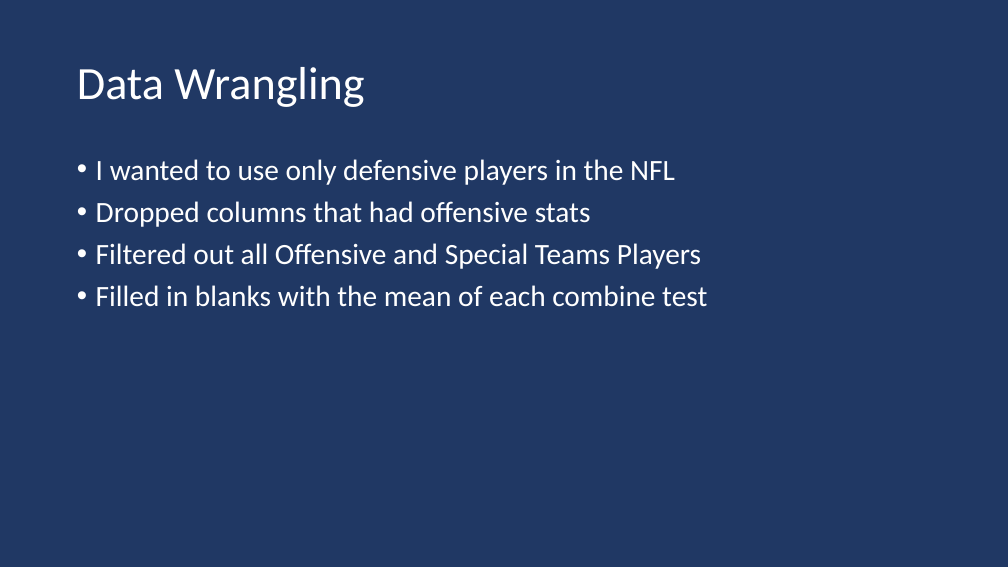
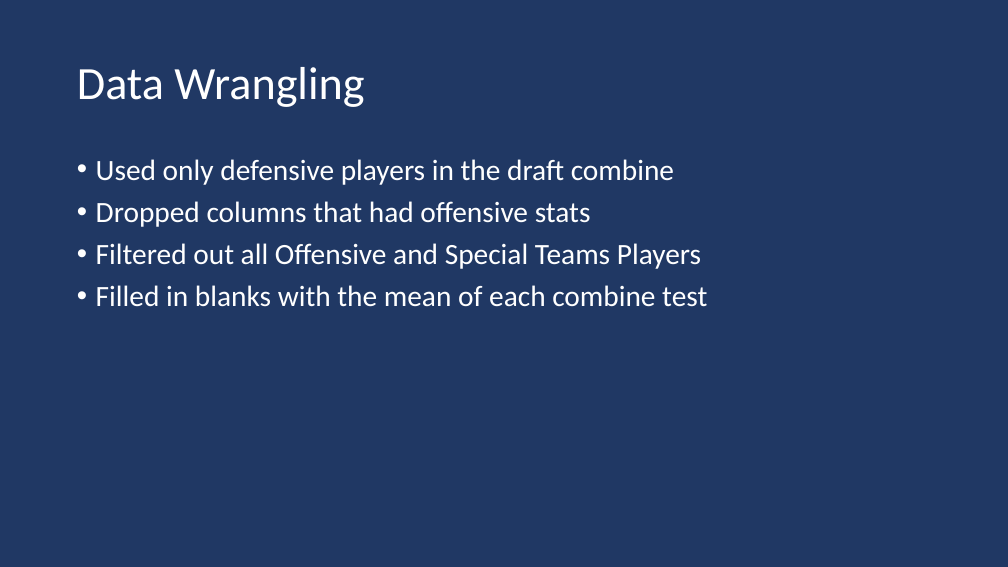
Before and after one commit to jkurt13/CapstoneTwo, a slide deck: slide 4 of Reports/Final_Report_Presentation.pptx (slide 3 before the commit). Drawn at 1008x567 pixels with LibreOffice and Linux fonts; fonts in the diff are those of the drawing. Boxes give left, top, right and bottom in pixels: in the first picture for what was removed or moved away, otherwise in the second. Text is boxed around its words. In the diff, an @@ line names an element or a change of style, - is before the commit and + after.

```diff
--- a/Reports/Final_Report_Presentation.pptx
+++ b/Reports/Final_Report_Presentation.pptx
@@ text at [96, 159, 674, 185]: text changed @@
-• I wanted to use only defensive players in the NFL
+• Used only defensive players in the draft combine
```
Also in this commit, not shown: 4 other slides changed, 1 slide added.
